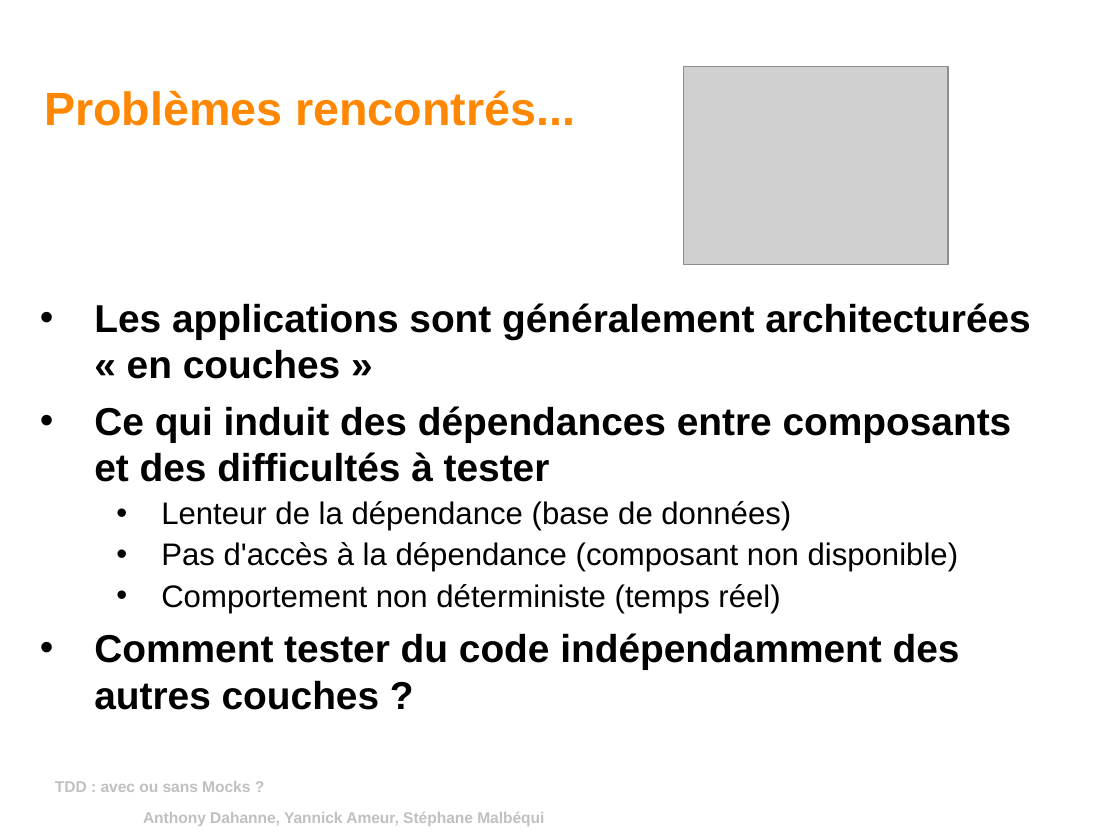
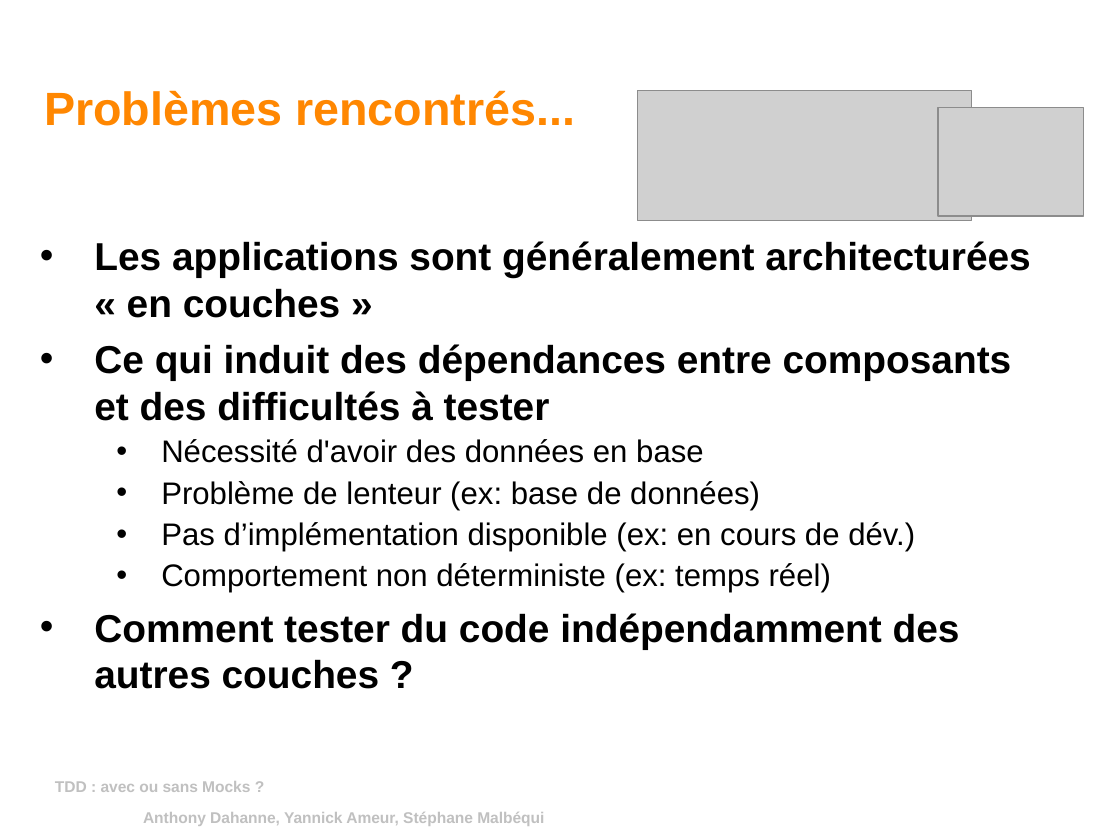
Before and after one commit to yannickameur/tddavecousansmock, a slide deck: slide 5 of tddavecousansmock/tdd_avec_ou_sans_mock.odp (slide 6 before the commit). Drawn at 1120x840 pixels with LibreOffice and Linux fonts; fonts in the diff are those of the drawing; grey boxes stand for pictures; background and template pictures are left out. Boxes give left, top, right and bottom in pixels: in the first picture for what was removed or moved away, otherwise in the second. Text is boxed around its words. In the diff, an @@ line names an element or a change of style, - is before the commit and + after.

```diff
--- a/tddavecousansmock/tdd_avec_ou_sans_mock.odp
+++ b/tddavecousansmock/tdd_avec_ou_sans_mock.odp
@@ picture: place and size @@
-picture at (683, 66, 948, 264)
+picture at (637, 91, 971, 221)
@@ picture added at (939, 108, 1084, 216) @@
@@ text "Les applications sont généralement architecturées ...": place and size @@
-text "Les applications sont généralement architecturées ..." at (94, 303, 1030, 710)
+text "Les applications sont généralement architecturées ..." at (94, 241, 1030, 689)
@@ text at (161, 439, 915, 593): text changed @@
-  • Lenteur de la dépendance (base de données)
-  • Pas d'accès à la dépendance (composant non disponible)
-  • Comportement non déterministe (temps réel)
+  • Nécessité d'avoir des données en base
+  • Problème de lenteur (ex: base de données)
+  • Pas d’implémentation disponible (ex: en cours de dév.)
+  • Comportement non déterministe (ex: temps réel)
```
Also in this commit, not shown: 8 other slides changed, 1 slide removed.
